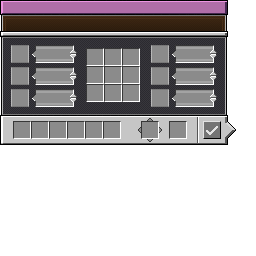
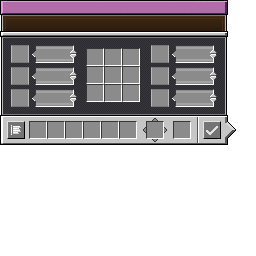
Layers edited between the first and the second 256 × 256 image:
added layer "New Bottom" above "vendor.png" over (x1=7, y1=115, x2=191, y2=142)
